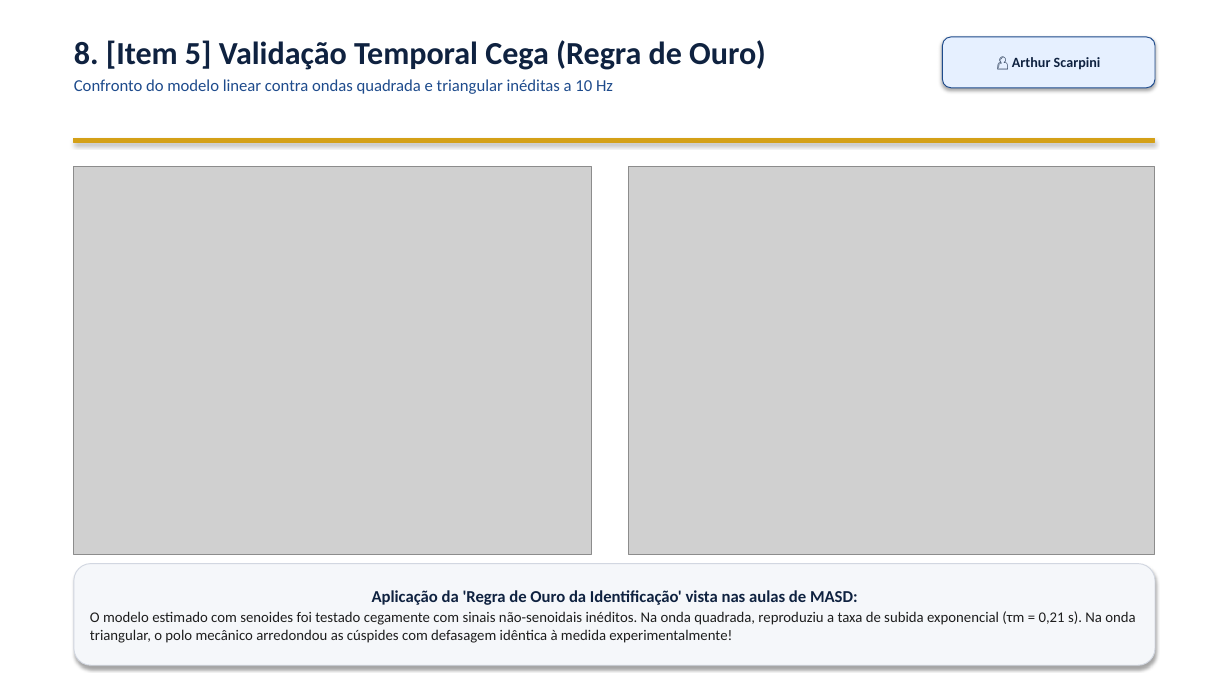
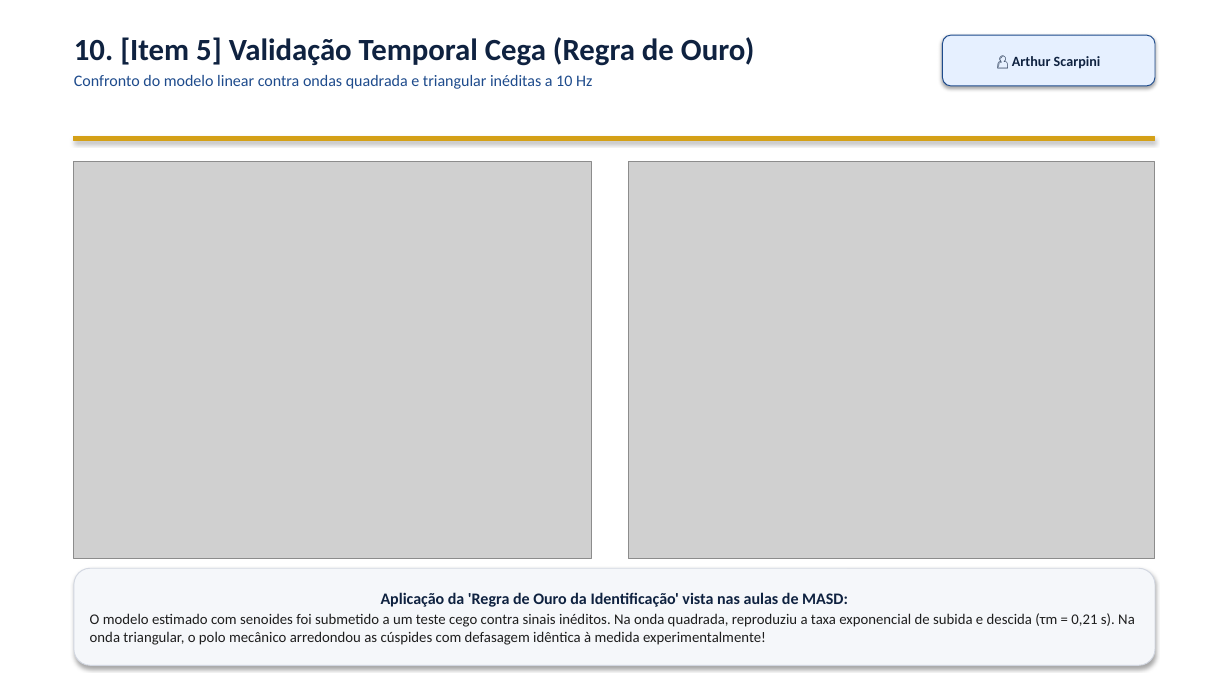
Before and after one commit to VPariz/masd-identificacao-n2cacgo, a slide deck: slide 11 of apresentacao/apresentacao_MASD_N2CACGO_IME.pptx (slide 9 before the commit). Drawn at 1232x693 pixels with LibreOffice and Linux fonts; fonts in the diff are those of the drawing; grey boxes stand for pictures. Boxes give left, top, right and bottom in pixels: in the first picture for what was removed or moved away, otherwise in the second. Text is boxed around its words. In the diff, an @@ line names an element or a change of style, - is before the commit and + after.

```diff
--- a/apresentacao/apresentacao_MASD_N2CACGO_IME.pptx
+++ b/apresentacao/apresentacao_MASD_N2CACGO_IME.pptx
@@ text at (74,37,755,66): text changed; size 25 to 24 pt @@
-8. [Item 5] Validação Temporal Cega (Regra de Ouro)
+10. [Item 5] Validação Temporal Cega (Regra de Ouro)
@@ text at (74,75,592,89): size 13 to 12.5 pt in "Confronto do modelo linear contra ondas quadrada ..." @@
@@ picture: place and size @@
-picture at (74,166,592,555)
+picture at (74,162,592,559)
@@ picture: place and size @@
-picture at (628,166,1155,555)
+picture at (628,162,1155,559)
@@ rounded rectangle "Aplicação da 'Regra de Ouro ...": place and size @@
-rounded rectangle "Aplicação da 'Regra de Ouro ..." at (74,564,1155,665)
+rounded rectangle "Aplicação da 'Regra de Ouro ..." at (74,568,1155,665)
@@ text in rounded rectangle at (381,592,848,607): size 13 to 12.5 pt in "Aplicação da 'Regra de Ouro da Identificação' ..." @@
@@ text in rounded rectangle at (90,613,1135,645): text changed @@
-O modelo estimado com senoides foi testado cegamente com sinais não-senoidais inéditos. Na onda quadrada, reproduziu a taxa de subida exponencial (τm = 0,21 s). Na onda triangular, o polo mecânico arredondou as cúspides com defasagem idêntica à medida experimentalmente!
+O modelo estimado com senoides foi submetido a um teste cego contra sinais inéditos. Na onda quadrada, reproduziu a taxa exponencial de subida e descida (τm = 0,21 s). Na onda triangular, o polo mecânico arredondou as cúspides com defasagem idêntica à medida experimentalmente!
```
Also in this commit, not shown: 6 other slides changed, 6 slides added, 3 slides removed, 4 other files.
